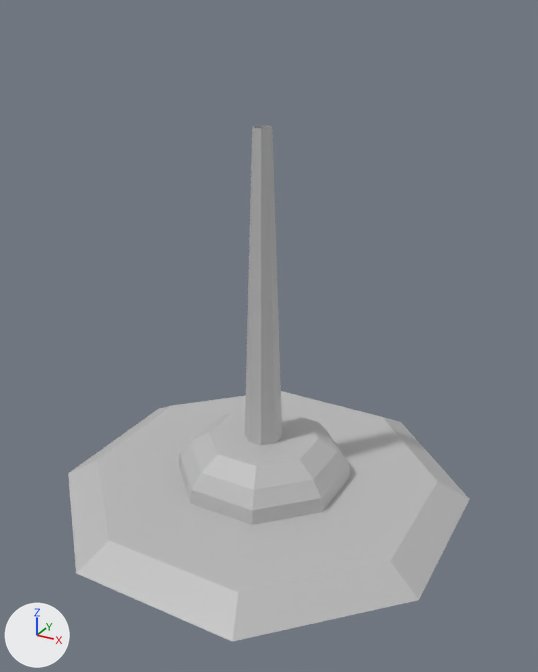
What one commit did to the FBX model Assets/Traps/tesla coil.fbx.
The view is the same before and after, from a 50 mm lens placed at (-0.49, -2.71, 2.16), pointed at (-1.94, -0.08, 0.85). Every picture has the same lights, and +X, +Y and +Z are marked at lower left. Where no turn or scale is listed for an object, it has been applied to the vertices.

In view in the first picture: 'pDisc1'.
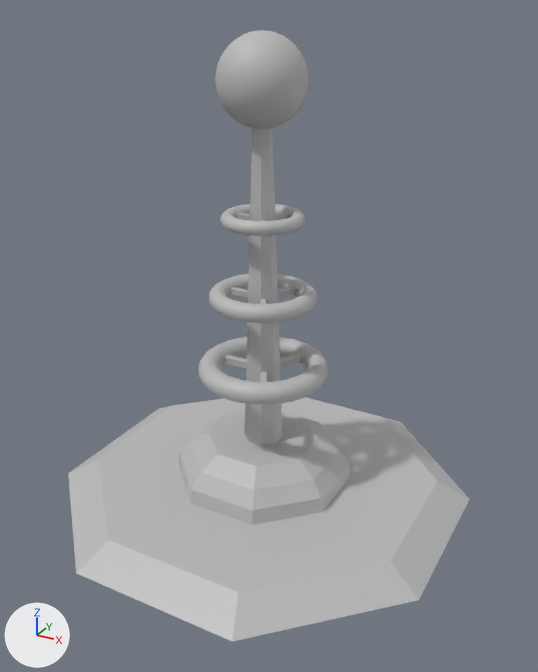
The change, as a list of edits to the scene's bpy script:
```text
Add mat_phonge2:
    mat_phonge2 = principled_material('phongE2')
    mat_phonge2.base_color = (0.5, 0.5, 0.5)  # grey #bcbcbc
    mat_phonge2.roughness = 0.553
Add me_mesh_003:
    me_mesh_003.from_pydata(...)  # 558 vertices, 552 faces; spans x -0.237..0.24, y -0.239..0.239, z -0.04..0.04
    me_mesh_003.materials.append(mat_lambert1)  # grey #bcbcbc
Add me_mesh_002:
    me_mesh_002.from_pydata(...)  # 381 vertices, 380 faces; spans x -0.184..0.184, y -0.184..0.184, z -0.182..0.184
    me_mesh_002.materials.append(mat_phonge2)  # grey #bcbcbc
Add me_mesh_004:
    me_mesh_004.from_pydata(...)  # 558 vertices, 552 faces; spans x -0.178..0.18, y -0.179..0.179, z -0.03..0.03
    me_mesh_004.materials.append(mat_lambert1)  # grey #bcbcbc
Add me_mesh_1:
    me_mesh_1.from_pydata(...)  # 558 vertices, 552 faces; spans x -0.296..0.299, y -0.299..0.299, z -0.05..0.05
    me_mesh_1.materials.append(mat_lambert1)  # grey #bcbcbc
Add ob_ptorus5:
    ob_ptorus5 = bpy.data.objects.new('pTorus5', me_mesh_003)
    ob_ptorus5.location = (-2.005, -0.014, 1.0)
Add ob_psphere1:
    ob_psphere1 = bpy.data.objects.new('pSphere1', me_mesh_002)
    ob_psphere1.location = (-2.005, -0.014, 1.905)
Add ob_ptorus6:
    ob_ptorus6 = bpy.data.objects.new('pTorus6', me_mesh_004)
    ob_ptorus6.location = (-2.005, -0.014, 1.35)
Add ob_ptorus3:
    ob_ptorus3 = bpy.data.objects.new('pTorus3', me_mesh_1)
    ob_ptorus3.location = (-2.005, -0.014, 0.65)
```

Changed parts and their boxes (x1, y1, x2, y2) in the pictures (538 x 672 px):
'pSphere1', added
    after: (215, 30, 309, 129)
'pTorus3', added
    after: (198, 336, 328, 405)
'pTorus5', added
    after: (209, 274, 317, 323)
'pTorus6', added
    after: (220, 204, 305, 236)
